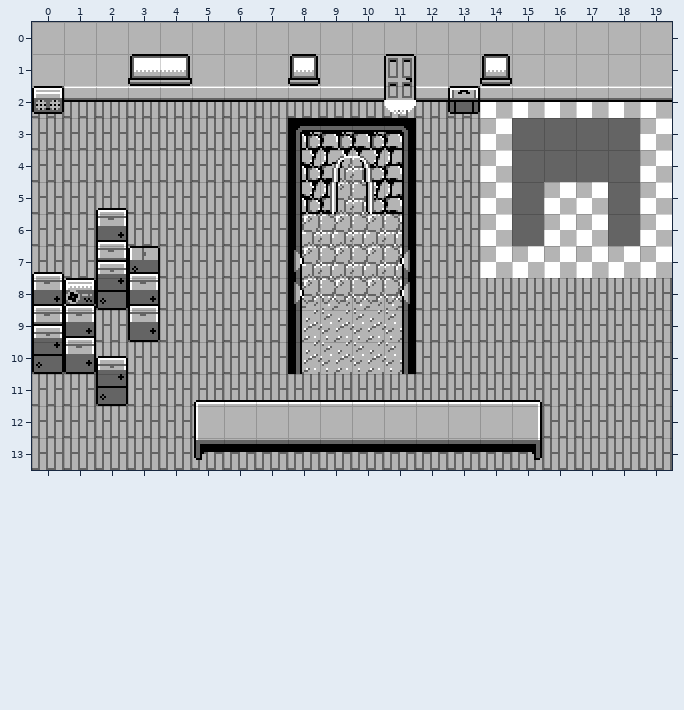
A Tiled map gets an edit: assets/warehouse.tmx. The picture above was drawn from the file before the commit.
Cells are 16x16 px. Shown: x 0..19, y 0..13.
The result:
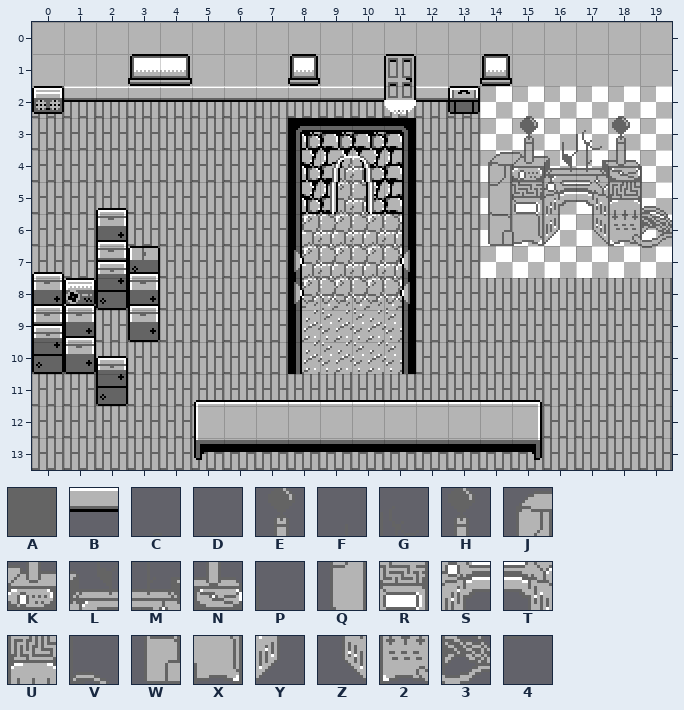
Key: from "interior_tileset": A 14, B 118; from "machine": C 1, D 4, E 7, F 8, G 9, H 10, J 12, K 13, L 14, M 15, N 16, P 17, Q 18, R 19, S 20, T 21, U 22, V 23, W 24, X 25, Y 26, Z 27, 2 28, 3 29, 4 35.
_ is an empty cell, . an unchanged one.
Edits made:
--- layer "front"
@@ x 14..19 @@
- 2 BBBBBB
+ 2 _C__D_
@@ x 14..19 @@
- 4 .A..A_
- 5 .A..A_
- 6 _A__A_
- 7 ....._
+ 4 ._.._P
+ 5 ._.._V
+ 6 WXYZ23
+ 7 .....4
--- layer "top"
@@ x 14..18 @@
- 2 ._.._
- 3 .AAAA
- 4 __AA_
- 5 _____
+ 2 .C..D
+ 3 .EFGH
+ 4 JKLMN
+ 5 QRSTU
Changed places in both pictures, as pixel boxes (x1, y1, x2, y2):
changed: (480, 86, 672, 248)
